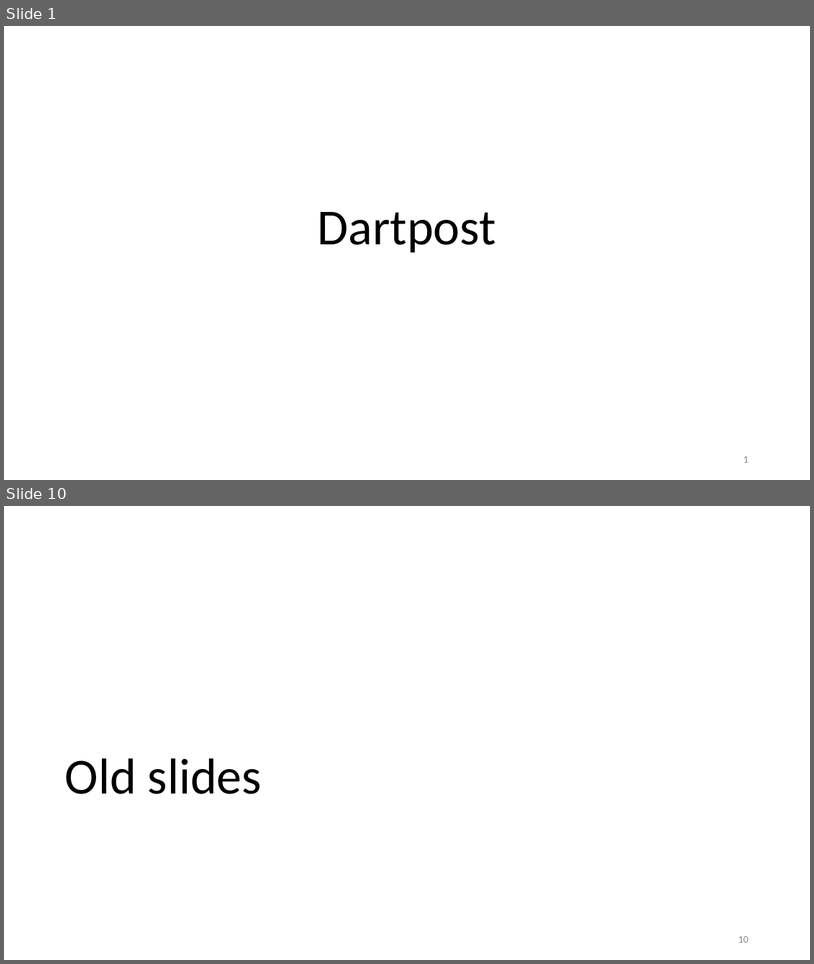
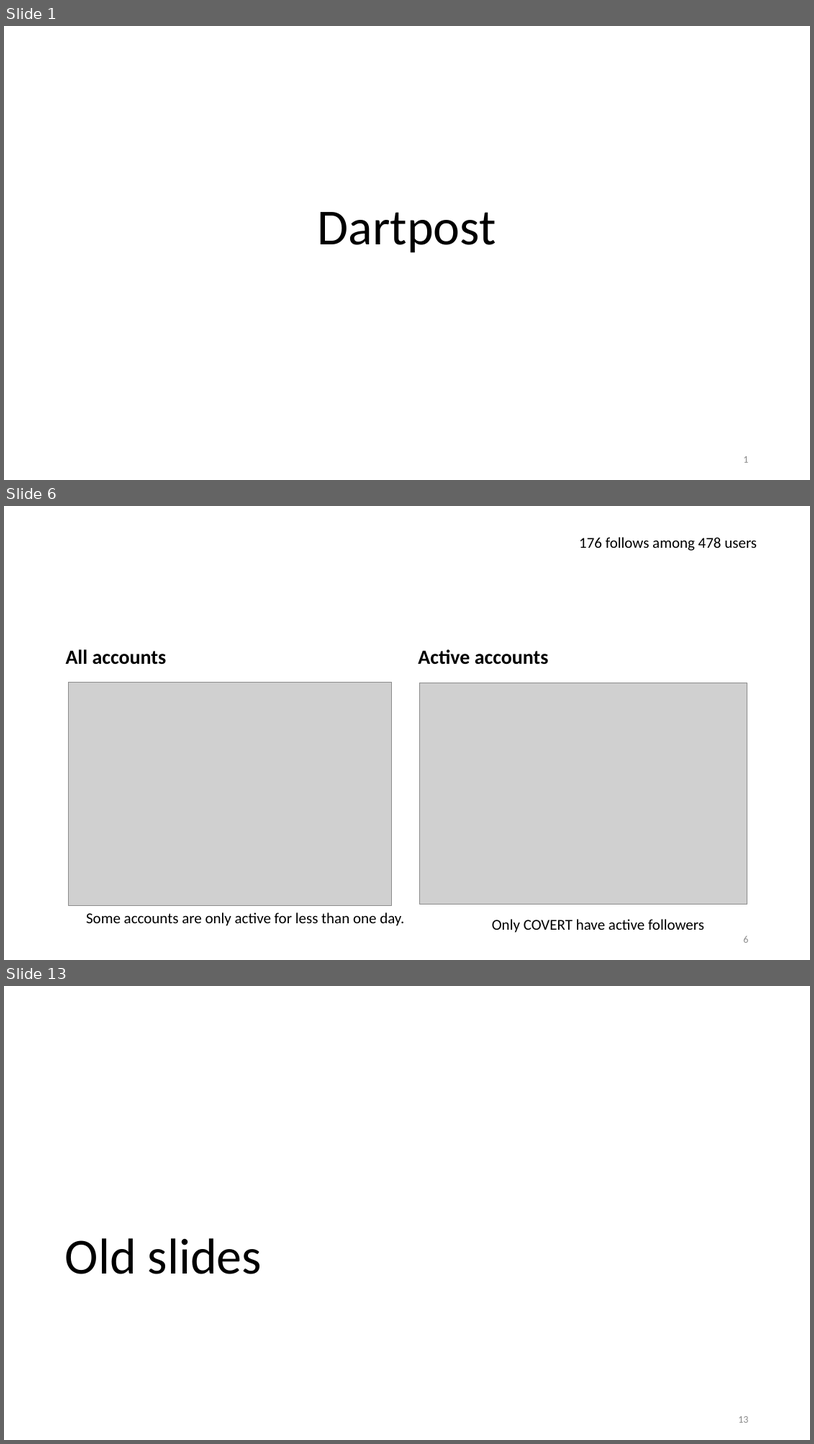
Before and after one commit to ruiliu310/dartpost-research, a slide deck: docs/dartpost.pptx. Shown one above the other, each under a label of ours: slides 1 and 10 before the commit, slides 1, 6 and 13 after it; the slides between them are not shown. The pictures are 814x964 and 814x1444 pixels, drawn with LibreOffice and Linux fonts; fonts in the diff are those of the drawing; grey boxes stand for pictures. Boxes give left, top, right and bottom in pixels: in the first picture for what was removed or moved away, otherwise in the second. Text is boxed around its words. In the diff, an @@ line names an element or a change of style, - is before the commit and + after.

```diff
--- a/docs/dartpost.pptx
+++ b/docs/dartpost.pptx
@@ slide 6 added at <box>4,506,810,960</box>, background #FFFFFF @@
@@ text added at <box>579,537,757,551</box>, 18 pt, text #000000 @@
+176 follows among 478 users
@@ text added at <box>66,649,167,664</box>, 24 pt, text #000000, bold @@
+All accounts
@@ text added at <box>418,649,549,664</box>, 24 pt, text #000000, bold @@
+Active accounts
@@ picture added at <box>69,682,392,906</box> @@
@@ picture added at <box>420,683,748,904</box> @@
@@ text added at <box>86,912,404,926</box>, 18 pt, text #000000 @@
+Some accounts are only active for less than one day.
@@ text added at <box>492,919,705,932</box>, 18 pt, text #000000 @@
+Only COVERT have active followers
@@ page number added at <box>743,936,748,942</box>, 12 pt, text #8C8C8C @@
+6
@@ what was slide 10 is now slide 13 @@
@@ page number at <box>738,1416,748,1422</box>: text changed @@
-10
+13
```
Also in this commit, not shown: 4 slides changed, 6 other slides added, 4 slides removed, 1 other file.
